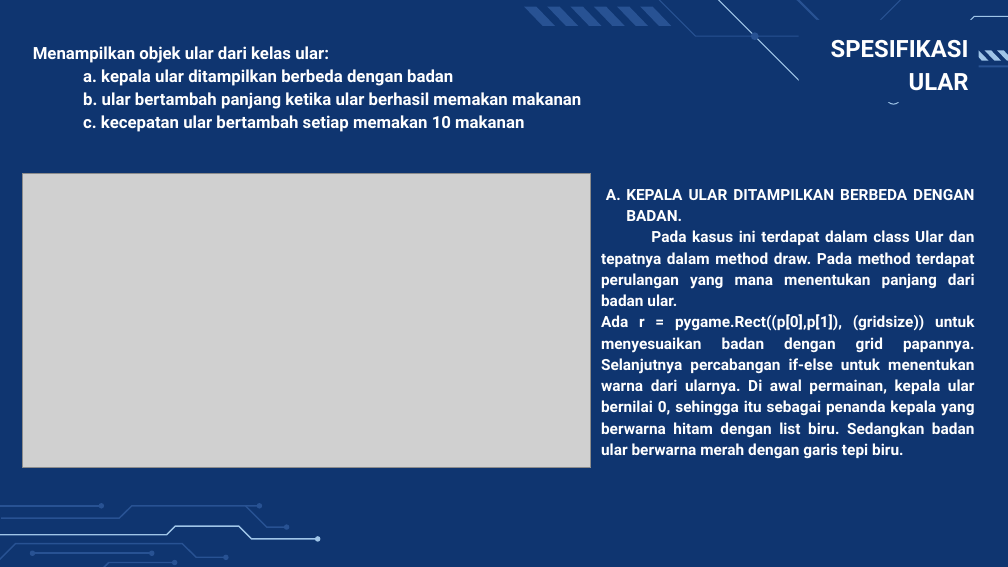
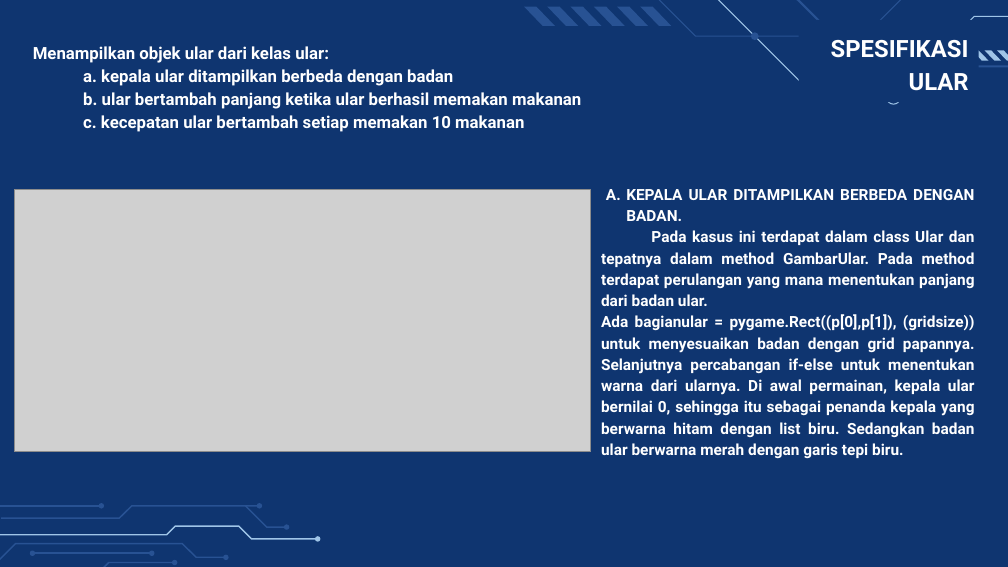
Before and after one commit to ouuzannn/BlackAs---Game-Ular, a slide deck: slide 7 of BlackAs - Game Ular.pptx. Drawn at 1008x567 pixels with LibreOffice and Linux fonts; fonts in the diff are those of the drawing; grey boxes stand for pictures. Boxes give left, top, right and bottom in pixels: in the first picture for what was removed or moved away, otherwise in the second. Text is boxed around its words. In the diff, an @@ line names an element or a change of style, - is before the commit and + after.

```diff
--- a/BlackAs - Game Ular.pptx
+++ b/BlackAs - Game Ular.pptx
@@ picture: place and size @@
-picture at bbox=[23, 173, 592, 468]
+picture at bbox=[14, 190, 591, 452]
@@ text at bbox=[601, 230, 975, 458]: text changed @@
-Pada kasus ini terdapat dalam class Ular dan tepatnya dalam method draw. Pada method terdapat perulangan yang mana menentukan panjang dari badan ular.
-Ada r = pygame.Rect((p[0],p[1]), (gridsize)) untuk menyesuaikan badan dengan grid papannya. Selanjutnya percabangan if-else untuk menentukan warna dari ularnya. Di awal permainan, kepala ular bernilai 0, sehingga itu sebagai penanda kepala yang berwarna hitam dengan list biru. Sedangkan badan ular berwarna merah dengan garis tepi biru.
+Pada kasus ini terdapat dalam class Ular dan tepatnya dalam method GambarUlar. Pada method terdapat perulangan yang mana menentukan panjang dari badan ular.
+Ada bagianular = pygame.Rect((p[0],p[1]), (gridsize)) untuk menyesuaikan badan dengan grid papannya. Selanjutnya percabangan if-else untuk menentukan warna dari ularnya. Di awal permainan, kepala ular bernilai 0, sehingga itu sebagai penanda kepala yang berwarna hitam dengan list biru. Sedangkan badan ular berwarna merah dengan garis tepi biru.
```
Also in this commit, not shown: 3 other slides changed, 2 other files.
